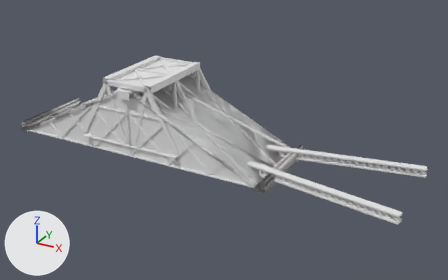
The FBX model Assets/Content/3Dmodels/Infrastructure/MonorailTracks/3Dmodels_Infrastructure_Monorail_Railing.fbx, before and after one commit.
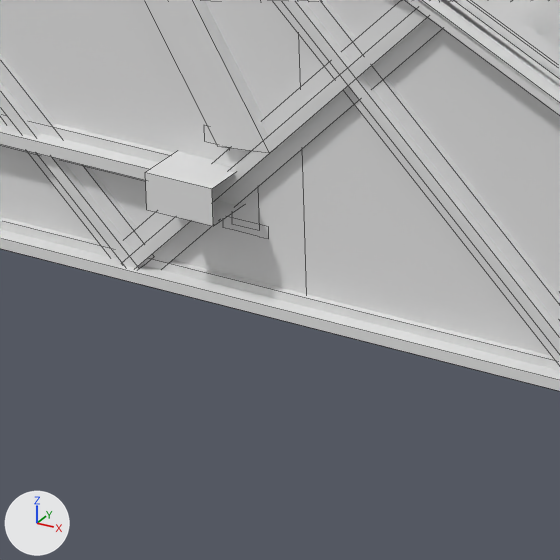
The first picture shows the older version from a 50 mm camera at (15.74, -22.01, 11.49) aimed at (3.6, 0.05, 0.46). The close-ups show the older and then the newer version on the part from 35% to 46% of the width and 50% to 68% of the height of that picture. Only the edits that show in the close-ups are written down. Lighting does not change. The marker at lower left points along +X, +Y and +Z. The close-ups show mesh edges as thin lines. Where no turn or scale is listed for an object, it has been applied to the vertices. Vertices at exactly the same position are counted once.

Before the edit, the objects in view are built like this:
```python
me_infrastructure_monorail_railing_section_001 = bpy.data.meshes.new('Infrastructure_Monorail_Railing_Section.001')
me_infrastructure_monorail_railing_section_001.from_pydata(...)  # 487 vertices, 278 faces; spans x -2.67..2.67, y -2.21..2.06, z 0.0..3.16
# faces by material slot: [274, 4]
me_infrastructure_monorail_railing_section_001.materials.append(mat_material_infrastructure_monorail_railing)  # white #e7e7e7
me_infrastructure_monorail_railing_section_001.materials.append(mat_material_metalholes)  # white #e7e7e7
me_plane_010 = bpy.data.meshes.new('Plane.010')
me_plane_010.from_pydata(...)  # 304 vertices, 154 faces; spans x -6.67..6.67, y -2.21..2.0, z -0.46..2.84
# faces by material slot: [150, 4]
me_plane_010.materials.append(mat_material_011)  # white #e7e7e7
me_plane_010.materials.append(mat_material_012)  # white #e7e7e7
me_plane_021 = bpy.data.meshes.new('Plane.021')
me_plane_021.from_pydata(...)  # 554 vertices, 286 faces; spans x -6.67..6.67, y -2.3..2.0, z -0.46..2.84
# faces by material slot: [278, 8]
me_plane_021.materials.append(mat_material_010)  # white #e7e7e7
me_plane_021.materials.append(mat_material_009)  # white #e7e7e7
ob_infrastructure_monorail_railing_section = bpy.data.objects.new('Infrastructure_Monorail_Railing_Section', me_infrastructure_monorail_railing_section_001)
ob_infrastructure_monorail_railing_section.location = (0.0, 0.0, 0.0)
ob_stationroff_end = bpy.data.objects.new('StationRoff End', me_plane_021)
ob_stationroff_end.location = (0.0, 0.0, 0.0)
ob_stationroff_main = bpy.data.objects.new('StationRoff Main', me_plane_010)
ob_stationroff_main.location = (0.0, 0.0, 0.0)
```
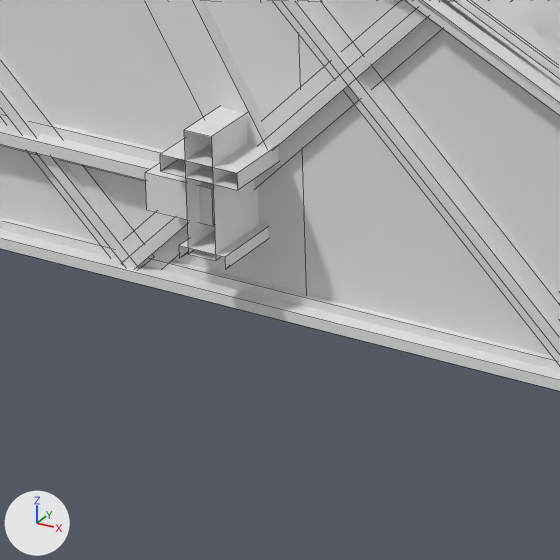
Edits to the scene script, one JSON object a line:
```json
{"block": "me_infrastructure_monorail_railing_section_001", "where": "# used by ob_infrastructure_monorail_railing_section; location = (0.0, 0.0, 0.0)"}
{"op": "remove", "block": "me_infrastructure_monorail_railing_section_001", "code": "me_infrastructure_monorail_railing_section_001.from_pydata(...)  # 487 vertices, 278 faces; spans x -2.67..2.67, y -2.21..2.06, z 0.0..3.16"}
{"op": "add", "block": "me_infrastructure_monorail_railing_section_001", "code": "me_infrastructure_monorail_railing_section_001.from_pydata(...)  # 455 vertices, 262 faces; spans x -2.67..2.67, y -2.3..2.06, z 0.0..3.16"}
{"block": "me_infrastructure_monorail_railing_section_001", "change": "me_infrastructure_monorail_railing_section_001 part 1: 12 vertices moved from x 2.33..2.67, y -2.0, z 0.0..0.54 to x 2.33..2.67, y -2.3, z 0.0..0.54"}
{"block": "me_infrastructure_monorail_railing_section_001", "change": "other edits to the shape of me_infrastructure_monorail_railing_section_001 do not show in these pictures"}
```

Location of each change, [x1, y1, x2, y2] in pixels of the close-ups (560 x 560 px; the box of a moved part takes in the faces that stretch with it):
```json
{"object": "Infrastructure_Monorail_Railing_Section", "change": "reshaped", "before": [0, 0, 269, 239], "after": [0, 0, 278, 269]}
{"part": 1, "of": "me_infrastructure_monorail_railing_section_001", "change": "moved or reshaped", "before": [204, 130, 269, 239], "after": [160, 107, 278, 269]}
```
